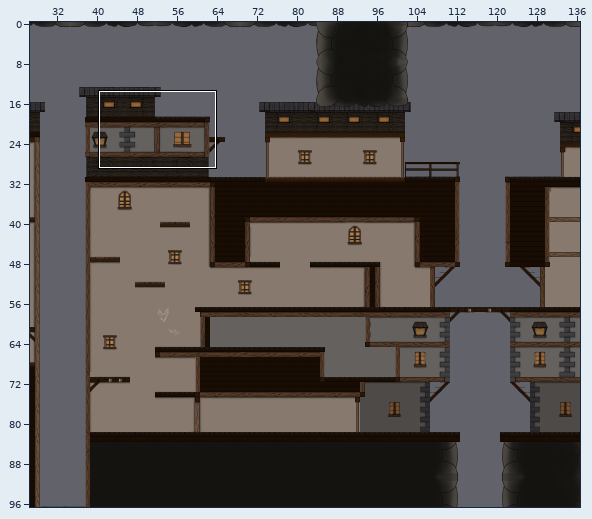
One commit to this Tiled map: assets/tiles/level_Part_1.tmx. Above, an overview of the earlier version with the close-up marked.
Close-up. The starting point:
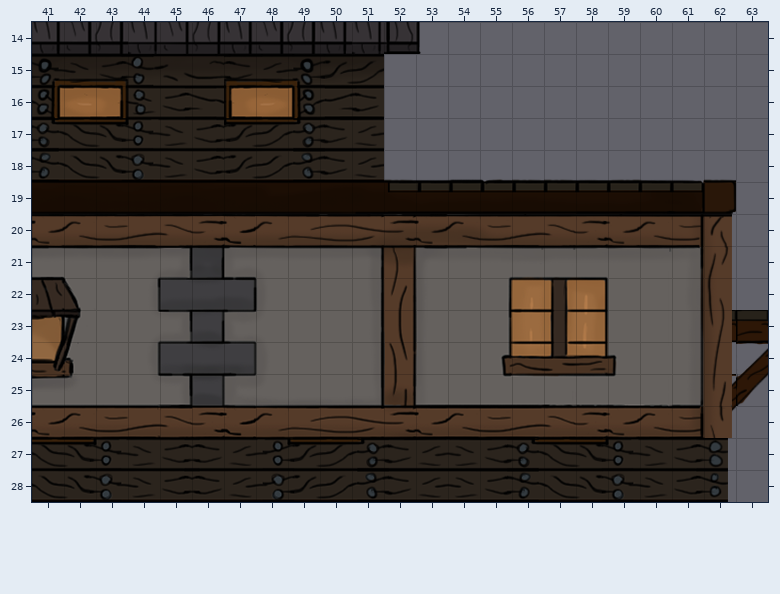
Cells are 32x32 px. Shown: x 41..63, y 14..28. The commit also changed other parts of the map, which this record leaves out.
After the commit:
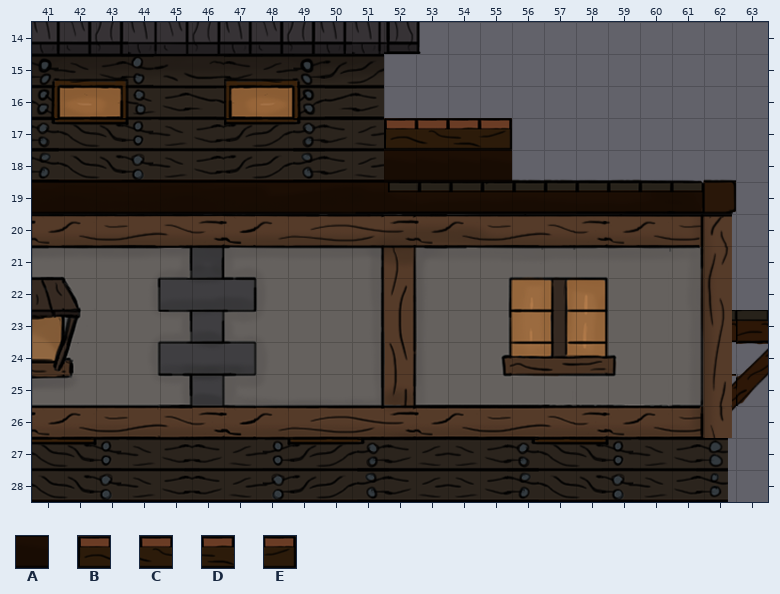
Key: from "platforms": A 349, B 420, C 421, D 422, E 423.
_ is an empty cell.
Difference:
Layer "Platforms":
Tile A is added in row 18 at x 52 to 55.
Tile B is added in row 17 at x 52.
Tile C is added in row 17 at x 53.
Tile D is added in row 17 at x 54.
Tile E is added in row 17 at x 55.
